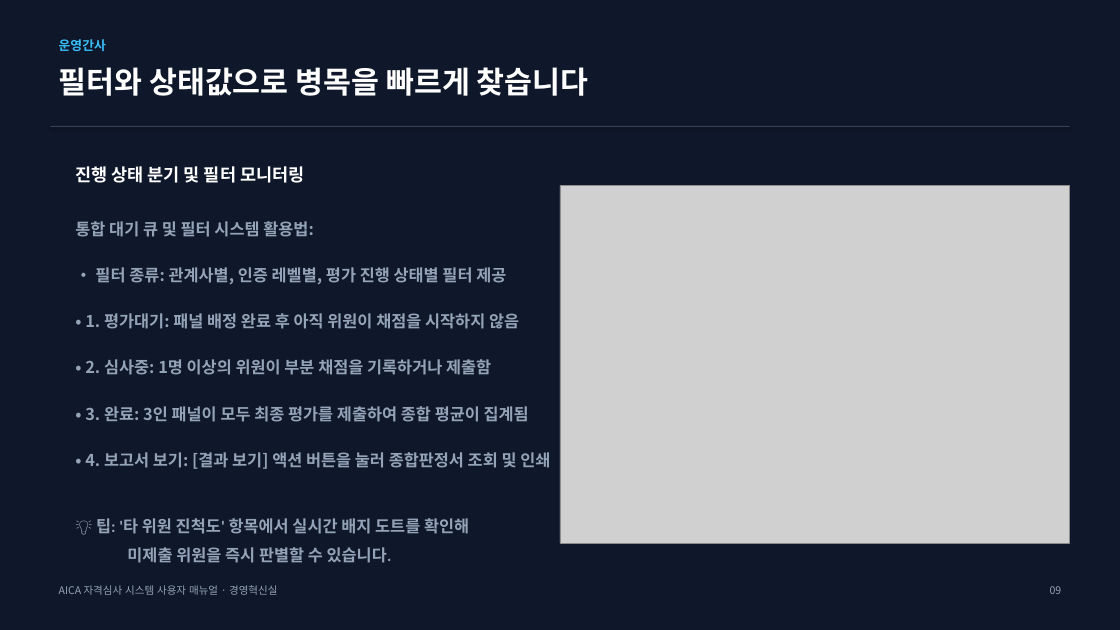
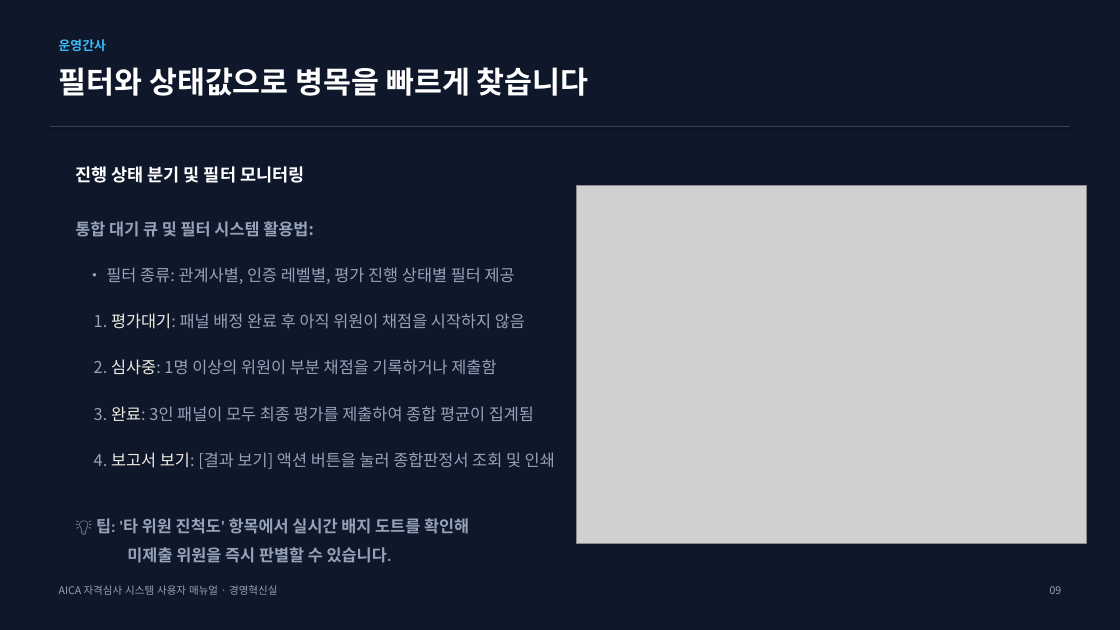
Before and after one commit to teckyun73/AICA_COMPETENCY, a slide deck: slide 9 of AICA_System_User_Manual_dwlee.pptx. Drawn at 1120x630 pixels with LibreOffice and Linux fonts; fonts in the diff are those of the drawing; grey boxes stand for pictures. Boxes give left, top, right and bottom in pixels: in the first picture for what was removed or moved away, otherwise in the second. Text is boxed around its words. In the diff, an @@ line names an element or a change of style, - is before the commit and + after.

```diff
--- a/AICA_System_User_Manual_dwlee.pptx
+++ b/AICA_System_User_Manual_dwlee.pptx
@@ picture: place and size @@
-picture at [560, 186, 1070, 544]
+picture at [577, 186, 1087, 544]
@@ text at [106, 267, 515, 284]: bold off in "• 필터 종류: 관계사별, 인증 레벨별, 평가 ..." @@
@@ text at [94, 313, 555, 469]: text changed; bold off @@
-• 1. 평가대기: 패널 배정 완료 후 아직 위원이 채점을 시작하지 않음
-• 2. 심사중: 1명 이상의 위원이 부분 채점을 기록하거나 제출함
-• 3. 완료: 3인 패널이 모두 최종 평가를 제출하여 종합 평균이 집계됨
-• 4. 보고서 보기: [결과 보기] 액션 버튼을 눌러 종합판정서 조회 및 인쇄
+1. 평가대기: 패널 배정 완료 후 아직 위원이 채점을 시작하지 않음
+2. 심사중: 1명 이상의 위원이 부분 채점을 기록하거나 제출함
+3. 완료: 3인 패널이 모두 최종 평가를 제출하여 종합 평균이 집계됨
+4. 보고서 보기: [결과 보기] 액션 버튼을 눌러 종합판정서 조회 및 인쇄
```
Also in this commit, not shown: 14 other slides changed, 3 other files.
